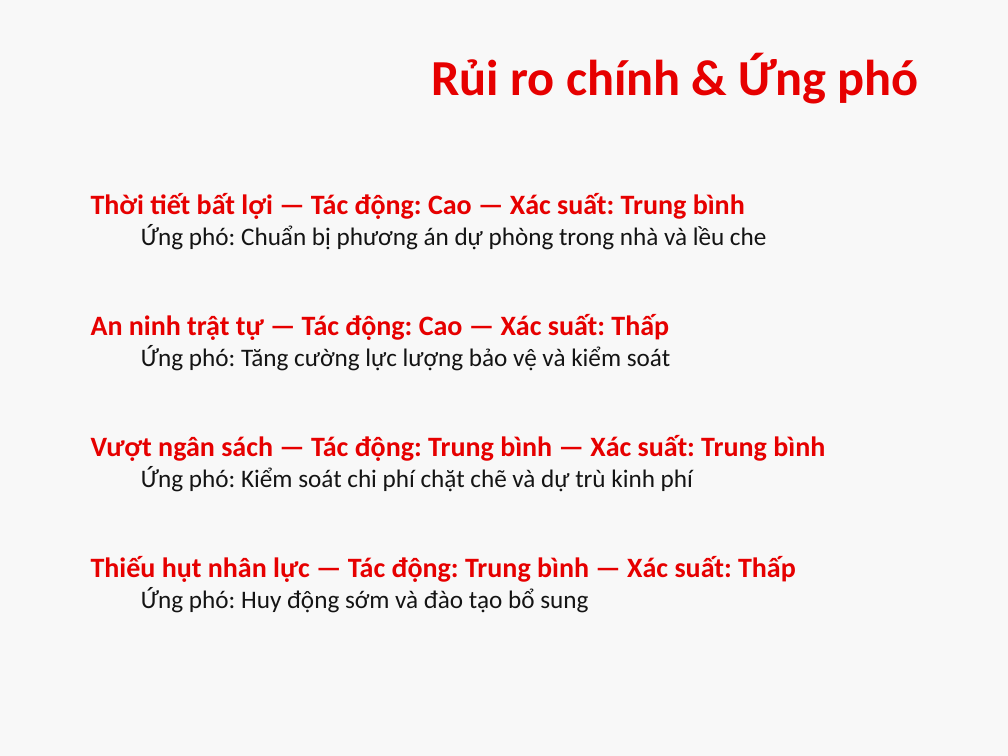
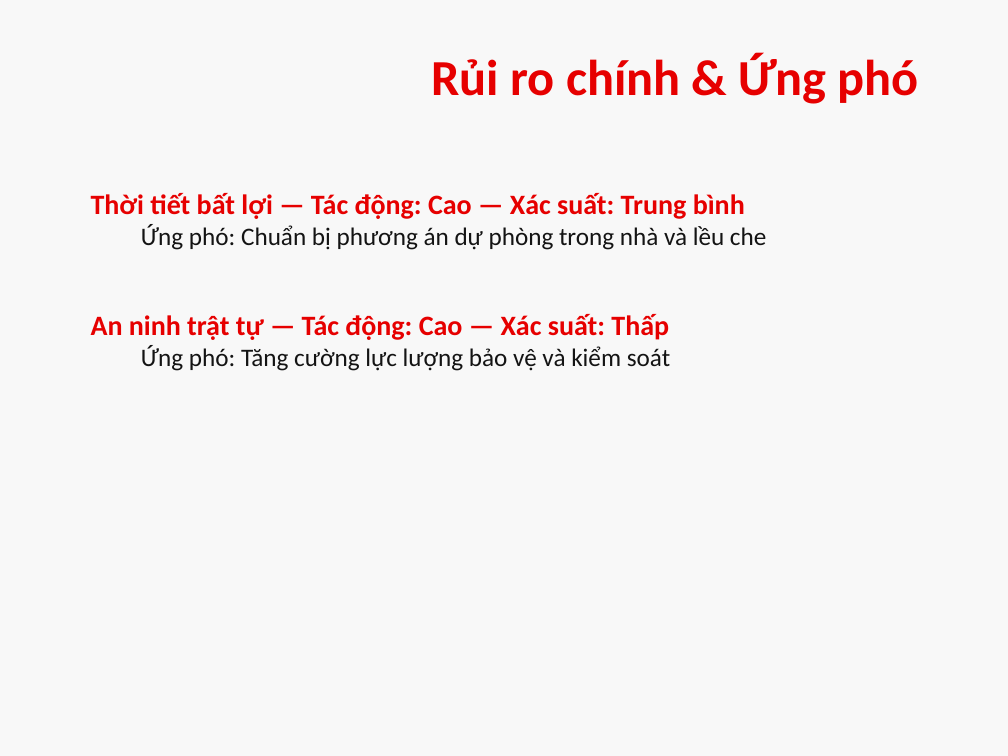
Before and after one commit to MedVietAI/practice, a slide deck: slide 11 of P6/event_plan/dist/plan_80nam_A90.pptx (slide 10 before the commit). Drawn at 1008x756 pixels with LibreOffice and Linux fonts; fonts in the diff are those of the drawing. Boxes give left, top, right and bottom in pixels: in the first picture for what was removed or moved away, otherwise in the second. Text is boxed around its words. In the diff, an @@ line names an element or a change of style, - is before the commit and + after.

```diff
--- a/P6/event_plan/dist/plan_80nam_A90.pptx
+++ b/P6/event_plan/dist/plan_80nam_A90.pptx
@@ text removed at box(91, 435, 825, 492) @@
-Vượt ngân sách — Tác động: Trung bình — Xác suất: Trung bình
-  Ứng phó: Kiểm soát chi phí chặt chẽ và dự trù kinh phí
@@ text removed at box(91, 556, 796, 613) @@
-Thiếu hụt nhân lực — Tác động: Trung bình — Xác suất: Thấp
-  Ứng phó: Huy động sớm và đào tạo bổ sung
```
Also in this commit, not shown: 12 other slides changed, 5 slides added, 3 slides removed, 16 other files.
